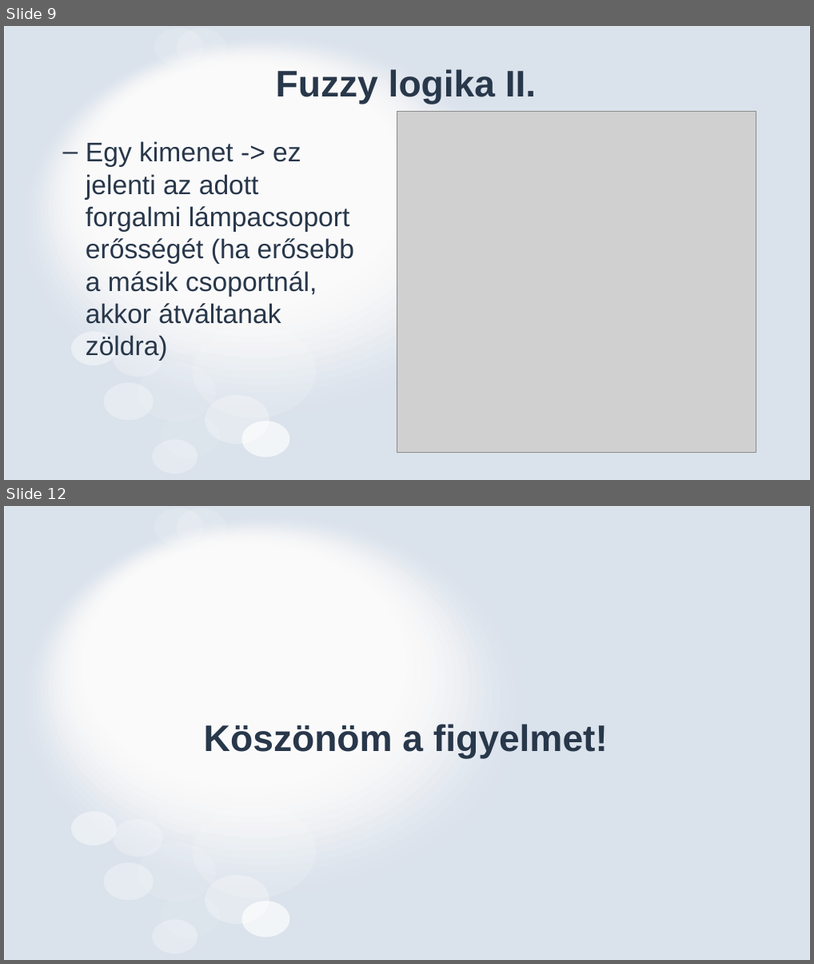
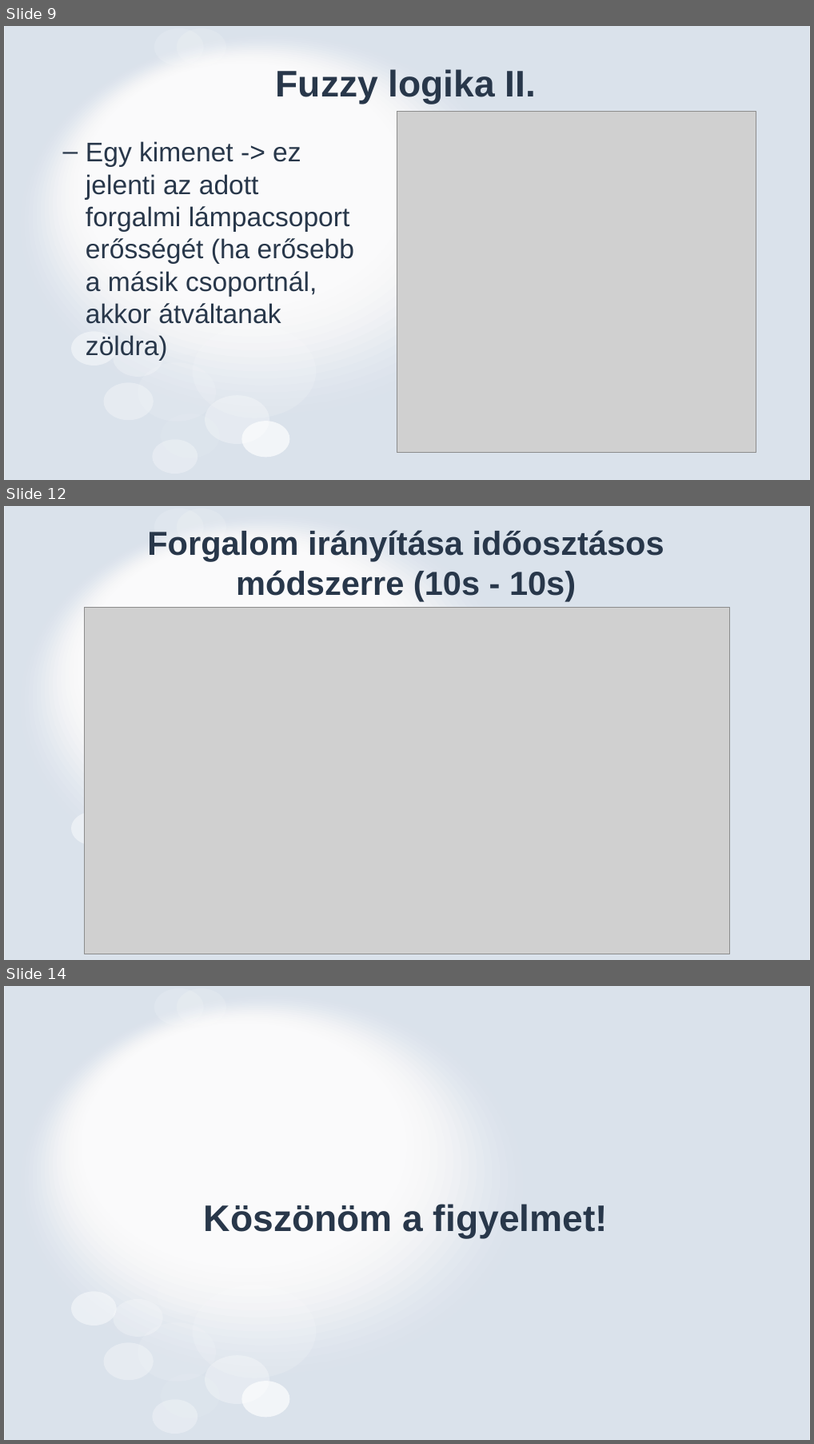
Before and after one commit to Gyorgy0/fuzzy-traffic-controller, a slide deck: Fuzzy rendszerek - prezentáció - Juraj Lukovics.pptx. Shown one above the other, each under a label of ours: slides 9 and 12 before the commit, slides 9, 12 and 14 after it; the slides between them are not shown. The pictures are 814x964 and 814x1444 pixels, drawn with LibreOffice and Linux fonts; fonts in the diff are those of the drawing; grey boxes stand for pictures. Boxes give left, top, right and bottom in pixels: in the first picture for what was removed or moved away, otherwise in the second. Text is boxed around its words. In the diff, an @@ line names an element or a change of style, - is before the commit and + after.

```diff
--- a/Fuzzy rendszerek - prezentáció - Juraj Lukovics.pptx
+++ b/Fuzzy rendszerek - prezentáció - Juraj Lukovics.pptx
@@ slide 12 added at (4, 506, 810, 960), background #FFFFFF; not listed: 22 template elements that a slide beside it also shows @@
@@ title added at (147, 530, 665, 601), 39.6 pt, text #28374A, bold @@
+Forgalom irányítása időosztásos módszerre (10s - 10s)
@@ picture added at (85, 607, 730, 954) @@
@@ what was slide 12 is now slide 14 @@
```
Also in this commit, not shown: 3 slides changed, 1 other slide added.
